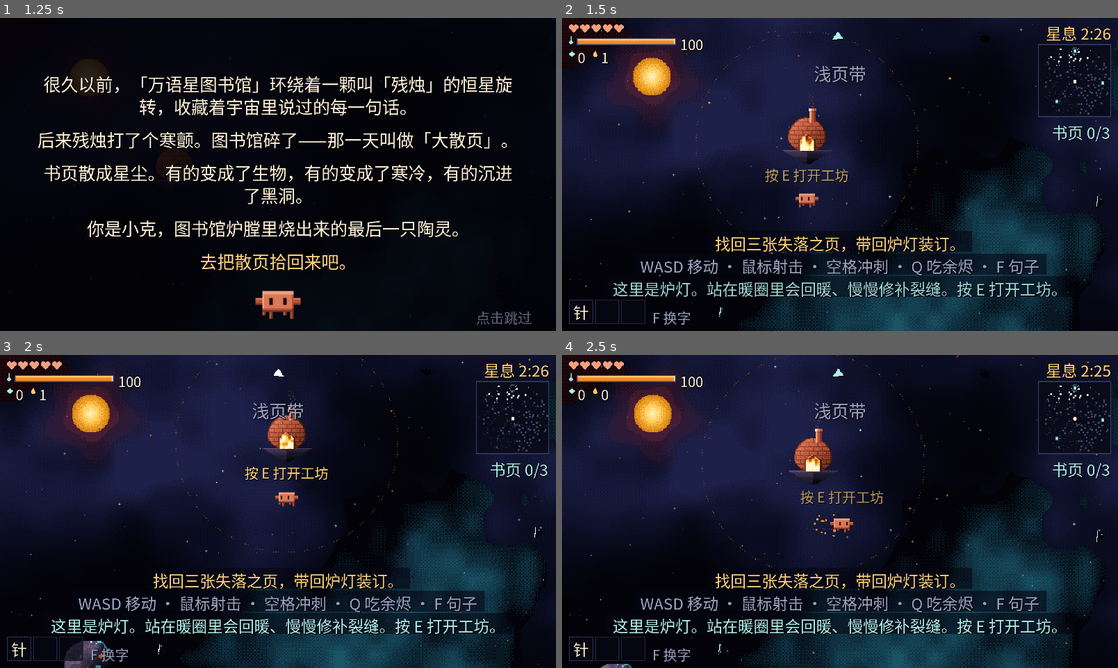
Above: before the commit, frames 1-4 (two rows, left to right).
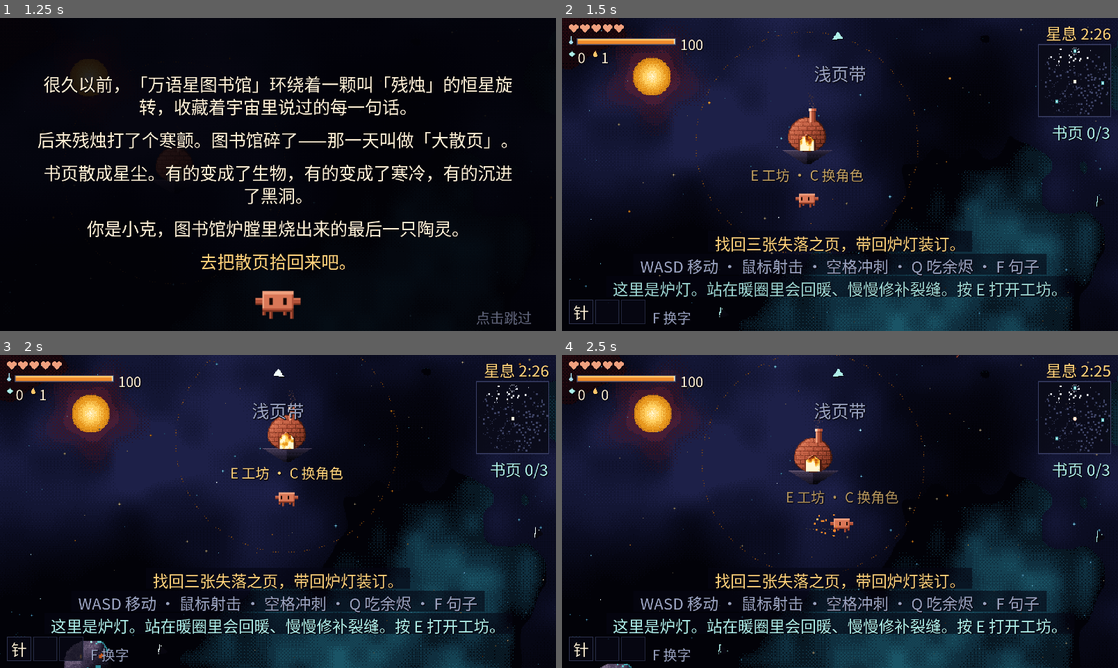
Above: after the commit, the same moments.

Repository: nuetraine/sanye
Game: Godot game, scene res://main.tscn
Two runs of this game, one before a commit and one after it. Both use one fixed random seed, a clock stepped at 60 frames per second and the inputs below.
Inputs (mouse positions are in pixels of both pictures, inside the frame that each line leads up to):
- Up to frame 1 (1.25 s): tap Enter at 0.5 s; move the mouse to (400, 158) at 0.52 s; hold D from 0.53 s (still down); tap C at 0.6 s; click (400, 158) at 0.67 s; tap Space at 0.77, 1.07 s; tap E at 0.8 s
- Up to frame 2 (1.5 s): release D at 1.25 s; drag from (728, 190) to (812, 237) at 1.27 s
- Up to frame 3 (2 s): no input
- Up to frame 4 (2.5 s): move the mouse to (895, 442) at 2.02 s; hold D from 2.03 s (still down); tap Enter at 2.1 s; click (895, 442) at 2.17 s; tap Q at 2.3 s

Frame 1 is identical in both runs. In frame 2, 0.4% of the frame differs, in the area x 34-55%, y 48-53%; in frame 3, 0.4%; in frame 4, 0.4%.

Commit message:
加三只可选的陶灵：小瓷、阿砖、墨墨
- 炉灯边按 C（触屏点「角色」）打开换角色面板，升级、字、书页都保留，存档记住选的角色
- 小瓷：更快、冲刺冷却短、失温慢，生命 -1
- 阿砖：生命 +2、更慢，冲刺撞伤敌人并撞碎石头
- 墨墨：句槽 +1、不受墨池减速，生命 -1、失温更快

Co-Authored-By: Claude Fable 5.2 <noreply@anthropic.com>
Claude-Session: https://claude.ai/code/session_01VqbkzXVxhidVhkjP4aaanR

Diff:
--- a/scripts/game.gd
+++ b/scripts/game.gd
@@ -175,6 +175,9 @@
 			elif touch_btn(2).has_point(pos) and (near_kiln() or P.beacons > 0):
 				kind = "btn"
 				jp[KEY_E if near_kiln() else KEY_B] = true
+			elif touch_btn(4).has_point(pos) and near_kiln():
+				kind = "btn"
+				jp[KEY_C] = true
 			elif touch_btn(3).has_point(pos) and near_kiln() and unlocked >= 2:
 				kind = "btn"
 				jp[KEY_G] = true
@@ -288,6 +291,8 @@
 				word_sel = -1
 		"words":
 			upd_words_panel()
+		"chars":
+			upd_chars_panel()
 		"menu":
 			for i in range(1, SHOP.size() + 1):
 				if pressed(KEY_0 + i) or pressed(KEY_KP_0 + i):
@@ -550,6 +555,15 @@
 		jp[KEY_2] = true
 		jp[KEY_3] = true
 		jp[KEY_1] = true
+	if _once(7.3) and OS.get_cmdline_user_args().has("--chars"):
+		jp[KEY_E] = true
+	if _once(7.5) and OS.get_cmdline_user_args().has("--chars"):
+		jp[KEY_C] = true
+		_shots[7.9] = "chars"
+	if _once(8.0) and OS.get_cmdline_user_args().has("--chars"):
+		jp[KEY_C] = true
+		set_char(int(Time.get_ticks_msec()) % 3 + 1)
+		return
 	if _once(8.0):
 		jp[KEY_E] = true
 		seen["hush"] = true
@@ -631,6 +645,9 @@
 		if S == "intro":
 			intro_t = 99
 		return
+	if S == "chars":
+		jp[[KEY_A, KEY_D, KEY_ENTER, KEY_C][randi() % 4]] = true
+		return
 	if S == "menu":
 		jp[KEY_1 + randi() % 8] = true
 		if randf() < 0.05:
@@ -662,7 +679,7 @@
 			goal = Vector2(P.x, P.y) + Vector2.from_angle(randf() * TAU) * 300
 		_bot_dir = (goal - Vector2(P.x, P.y)).normalized().rotated((randf() - 0.5) * 0.8)
 		if randf() < 0.2:
-			jp[[KEY_Q, KEY_B, KEY_F, KEY_TAB, KEY_E, KEY_SPACE, KEY_R, KEY_1, KEY_2, KEY_3, KEY_4, KEY_5][randi() % 12]] = true
+			jp[[KEY_Q, KEY_B, KEY_F, KEY_TAB, KEY_E, KEY_SPACE, KEY_R, KEY_C, KEY_C, KEY_1, KEY_2, KEY_3, KEY_4, KEY_5][randi() % 12]] = true
 		if near_kiln() and randf() < 0.5:
 			jp[KEY_E] = true
 		if near_kiln() and randf() < 0.04:
--- a/scripts/game_art.gd
+++ b/scripts/game_art.gd
@@ -586,7 +586,7 @@
 		return
 	var sy := P.y + sin(T * 3) * 0.8
 	var ex := 1 if P.ax > 0.35 else (-1 if P.ax < -0.35 else 0)
-	draw_clawd(P.x, sy, int(P.anim) % 2, ex, fmod(T, 3.7) < 0.12, P.warm < 25, P.dash_t > 0.12)
+	draw_pc(P.ch, P.x, sy, int(P.anim) % 2, ex, fmod(T, 3.7) < 0.12, P.warm < 25, P.dash_t > 0.12)
 	for i in P.carry.size():
 		var a := T * 2 + i * TAU / P.carry.size()
 		draw_page_icon(P.x + cos(a) * 10, P.y + sin(a) * 6 - 2, 0.7)
@@ -1167,3 +1167,112 @@
 		var qy := y + sin(a) * rr * 0.55
 		sr(qx - 2, qy, 4, 0.5, RUIN, 6)
 		sr(qx - 2.5, qy + 0.5, 5, 0.5, WINE if c.sing > 0 else SPACE, 5 if c.sing > 0 else 0)
+
+func draw_pc(ci: int, x: float, y: float, fr: int, ex: int, blink: bool, frost := false, flash := false) -> void:
+	if ci == 0:
+		draw_clawd(x, y, fr, ex, blink, frost, flash)
+		return
+	sd(bake("ch|%d|%d|%d|%s|%s" % [ci, fr, ex, blink, frost], 7, 6, _p_char.bind(ci, fr, ex, blink, frost)), x, y, 0, flash)
+
+func _eyes(ex: int, blink: bool, y0: int, m: int, l: float) -> void:
+	for e in [-5, 2]:
+		for j in range(y0 + (2 if blink else 0), y0 + 4):
+			for i in 2:
+				ipx(e + ex + i, j, m, l, m != SPACE)
+
+func _feet(fr: int, xs: Array, y0: int, m: int) -> void:
+	for q in xs.size():
+		var up := (fr == 1 and q % 2 == 0) or (fr == 0 and q % 2 == 1)
+		for j in range(y0, y0 + (2 if up else 4)):
+			for i in 2:
+				ipx(xs[q] + i, j, m, 3 if i == 0 else 2)
+
+func _p_char(ci: int, fr: int, ex: int, blink: bool, frost: bool) -> void:
+	match ci:
+		1:
+			# 小瓷：白底青花的小瓷瓶
+			for j in range(-11, 7):
+				var hw := 0.0
+				if j <= -10:
+					hw = 3.5
+				elif j <= -8:
+					hw = 2.5
+				else:
+					hw = 7.6 * sqrt(maxf(0.0, 1.0 - pow((j + 0.5) / 7.6, 2.0)))
+					hw = maxf(hw, 3.0)
+				for i in range(-9, 9):
+					var x := i + 0.5
+					if absf(x) > hw:
+						continue
+					var l := 6.0
+					if x > hw - 2.2:
+						l = 4
+					elif x > hw * 0.3:
+						l = 5
+					var m := PAPER
+					# 青花：肩上一圈点，肚子上一道波浪
+					if (j == -6 and posmod(i, 3) == 0) or (j == 3 + (1 if posmod(i, 4) < 2 else 0)) or j == -10:
+						m = JELLY
+						l = 4
+					if frost and j <= -8:
+						m = ICE
+						l = 6
+					ipx(i, j, m, l)
+			_eyes(ex, blink, -3, SPACE, 0)
+			_feet(fr, [-5, 3], 7, JELLY)
+		2:
+			# 阿砖：一块长了腿的老窑砖
+			for j in range(-8, 6):
+				for i in range(-12, 12):
+					var row := (j + 8) / 5
+					var mortar := (j + 8) % 5 == 4 or posmod(i + 12 + row * 5, 10) == 9
+					var l := 4.0
+					if j == -8 or i == -12:
+						l = 5
+					if i >= 10 or j == 5:
+						l = 3
+					if mortar:
+						l = 2
+					var m := WINE
+					if frost and j <= -6 and (i * 5 + j * 3) % 4 == 0:
+						m = ICE
+						l = 6
+					ipx(i, j, m, l)
+			_eyes(ex, blink, -4, PAPER, 6)
+			_feet(fr, [-10, -5, 3, 8], 6, WINE)
+		3:
+			# 墨墨：软木塞、细脖子、贴着标签的墨水瓶
+			for j in range(-12, 7):
+				var hw := 8.0
+				var m := SPACE
+				if j <= -10:
+					hw = 3.0
+					m = MOTH
+				elif j <= -8:
+					hw = 4.0
+				elif j == -7 or j == 6:
+					hw = 7.0
+				for i in range(-9, 9):
+					var x := i + 0.5
+					if absf(x) > hw:
+						continue
+					var l := 5.0 if m == MOTH else 1.0
+					var mm := m
+					if m == SPACE:
+						if absf(x) > hw - 1.0 or j == -9 or j == 6:
+							mm = GRAV
+							l = 5 if x < 0 else 3
+						elif i == -6:
+							mm = GRAV
+							l = 6
+						elif j >= -3 and j <= 3 and i >= -6 and i <= 5 and (j > -3 or i > -6):
+							mm = PAPER
+							l = 6 if j < 3 else 4
+					elif i >= 1:
+						l = 4
+					if frost and j <= -10:
+						mm = ICE
+						l = 6
+					ipx(i, j, mm, l)
+			_eyes(ex, blink, -2, SPACE, 0)
+			_feet(fr, [-6, 4], 7, GRAV)
--- a/scripts/game_hud.gd
+++ b/scripts/game_hud.gd
@@ -97,7 +97,7 @@
 func _draw_hud(c: CanvasItem) -> void:
 	cv = c
 	OFS = Vector2.ZERO
-	if S == "play" or S == "menu" or S == "codex" or S == "words":
+	if S == "play" or S == "menu" or S == "codex" or S == "words" or S == "chars":
 		draw_hud_play()
 		if touch_mode and S == "play":
 			draw_touch_ui()
@@ -106,6 +106,8 @@
 			OFS = PO
 			if S == "menu":
 				draw_menu()
+			elif S == "chars":
+				draw_chars()
 			elif S == "codex":
 				draw_codex()
 			else:
@@ -135,6 +137,11 @@
 	elif S == "intro" and intro_t > 13:
 		c.draw_set_transform(o + Vector2(160, intro_clawd_y) * U, 0, Vector2(2 * U, 2 * U))
 		draw_clawd(0, 0, int(T * 4) % 2, 0, fmod(T, 3.0) < 0.15)
+	elif S == "chars":
+		for i in CHARS.size():
+			var r := char_rect(i)
+			c.draw_set_transform(o + Vector2(r.position.x + r.size.x / 2.0, r.position.y + 16 + (sin(T * 3) * 1.0 if i == char_sel else 0.0)) * U, 0, Vector2(2 * U, 2 * U))
+			draw_pc(i, 0, 0, int(T * 4) % 2 if i == char_sel else 0, 0, fmod(T + i, 3.0) < 0.15)
 	elif S == "codex":
 		var t: String = ORDER[codex_sel]
 		draw_portrait(t, 214, 58, 1 if t == "serp" else 2, known(t))
@@ -236,7 +243,7 @@
 			ty -= 12
 		ty -= 1
 	if S == "play" and near_kiln() and not touch_mode:
-		text("按 E 打开工坊" if unlocked < 2 else "E 工坊 · G 翻到第%s章" % ("二" if chapter == 1 else "一"), P.x - ox, P.y - oy - 22, 8, C_GOLD, C_SH, 0.8 + 0.2 * sin(T * 4))
+		text("E 工坊 · C 换角色" if unlocked < 2 else "E 工坊 · C 换角色 · G 翻到第%s章" % ("二" if chapter == 1 else "一"), P.x - ox, P.y - oy - 22, 8, C_GOLD, C_SH, 0.8 + 0.2 * sin(T * 4))
 
 ## 左下角的小句子：每格一个字，金色字发光
 func draw_sentence_hud() -> void:
@@ -334,7 +341,8 @@
 		0: return Rect2(W - 42, H - 42, 36, 36)
 		1: return Rect2(W - 42, H - 76, 36, 30)
 		2: return Rect2(W - 42, H - 110, 36, 30)
-		_: return Rect2(W - 82, H - 36, 36, 30)
+		3: return Rect2(W - 82, H - 36, 36, 30)
+		_: return Rect2(W - 122, H - 36, 36, 30)
 
 func draw_touch_ui() -> void:
 	for t in touches.values():
@@ -345,9 +353,11 @@
 				hp(st.x + cos(a) * 18, st.y + sin(a) * 18, Pal.rc(RUIN, 6))
 			var kp: Vector2 = st + joy * 18
 			box(kp.x - 3, kp.y - 3, 6, 6, Pal.rc(CLAY, 4), Pal.rc(CLAY, 6))
-	var names := ["冲", "烬", "坊" if near_kiln() else "标", "翻章"]
-	var mats := [CLAY, EMBER, GOLD, ORE]
-	for i in 4:
+	var names := ["冲", "烬", "坊" if near_kiln() else "标", "翻章", "角色"]
+	var mats := [CLAY, EMBER, GOLD, ORE, CLAY]
+	for i in 5:
+		if i == 4 and not near_kiln():
+			continue
 		if i == 2 and not near_kiln() and P.beacons == 0:
 			continue
 		if i == 3 and not (near_kiln() and unlocked >= 2):
@@ -560,3 +570,23 @@
 
 func is_boss_t(t: String) -> bool:
 	return t == "serp" or t == "redact"
+
+func draw_chars() -> void:
+	box(12, 8, 296, 164, C_PANEL, Pal.rc(CLAY, 4))
+	text("换一副陶身", 160, 11, 12, C_GOLD, C_SH, 1.0, true)
+	for i in CHARS.size():
+		var c: Dictionary = CHARS[i]
+		var r := char_rect(i)
+		var sel := i == char_sel
+		box(r.position.x, r.position.y, r.size.x, r.size.y, Pal.rc(RUIN, 3) if sel else Pal.rc(SPACE, 2), Pal.rc(GOLD, 5) if sel else Pal.rc(RUIN, 4))
+		var cx := r.position.x + r.size.x / 2.0
+		text(c.name, cx, r.position.y + 30, 11, C_GOLD, C_SH, 1.0, true)
+		text(c.tag, cx, r.position.y + 45, 8, C_TEAL, C_SH)
+		var ls := wrap_text(c.desc, 8, r.size.x - 8)
+		for j in ls.size():
+			text(ls[j], cx, r.position.y + 58 + j * 10, 8, C_TXT, null)
+		if i == P.ch:
+			text("现在的样子", cx, r.position.y + r.size.y - 12, 8, C_DIM, null)
+		elif sel:
+			text("点一下换上", cx, r.position.y + r.size.y - 12, 8, C_GOLD, null, 0.7 + 0.3 * sin(T * 4))
+	text("升级、字和书页都会带着走，随时能换回来 · %s" % ("点外面关闭" if touch_mode else "A/D 选 · Enter 换上 · C 关闭"), 160, 159, 8, C_DIM, null)
--- a/scripts/game_state.gd
+++ b/scripts/game_state.gd
@@ -234,6 +234,7 @@
 	var charge := 0.0          # 墨线蓄力 0~1
 	var aim_d := 60.0          # 准星离小克多远（砚雷用）
 	var haste := 1.0           # 出手间隔的倍数（越小越快）
+	var ch := 0                # 现在是哪一只陶灵（CHARS 的下标）
 
 # ---------- 状态 ----------
 var S := "title"
@@ -766,7 +767,7 @@
 		"warm": P.warm, "maxwarm": P.maxwarm, "glaze": P.glaze, "dmg": P.dmg, "deaths": P.deaths,
 		"dust_total": P.dust_total, "kills": P.kills, "slots": P.slots, "bag": P.bag, "up": UP,
 		"pstore": page_store, "bea": bea, "gt": gt, "tides": tides, "seen": seen.keys(), "tips": tips.keys(),
-		"free": free_mode, "pen": P.pen, "ch": chapter, "unlocked": unlocked, "haste": P.haste,
+		"free": free_mode, "pen": P.pen, "ch": chapter, "unlocked": unlocked, "haste": P.haste, "char": P.ch,
 	}
 	persist()
 
@@ -778,7 +779,8 @@
 	P.dust = int(r.get("dust", 0))
 	P.ember = int(r.get("ember", 1))
 	P.beacons = int(r.get("beacons", 0))
-	P.maxhp = clampi(int(r.get("maxhp", 5)), 5, 8)
+	P.ch = clampi(int(r.get("char", 0)), 0, CHARS.size() - 1)
+	P.maxhp = clampi(int(r.get("maxhp", 5)), 3, 10)
 	P.hp = clampi(int(r.get("hp", 5)), 1, P.maxhp)
 	P.maxwarm = float(r.get("maxwarm", 100.0))
 	P.warm = clampf(float(r.get("warm", 100.0)), 40.0, P.maxwarm)
@@ -796,7 +798,7 @@
 	P.slots.clear()
 	for w in r.get("slots", []):
 		P.slots.append({"c": w.c, "gold": bool(w.get("gold", false))} if _word_ok(w) else null)
-	while P.slots.size() < int(WD.start_slots) + UP.bolt:
+	while P.slots.size() < int(WD.start_slots) + UP.bolt + int(chr().slot):
 		P.slots.append(null)
 	P.bag.clear()
 	for w in r.get("bag", []):
@@ -1410,11 +1412,11 @@
 		aim = aim.normalized()
 		P.ax = aim.x
 		P.ay = aim.y
-	const ACC := 235.0
+	var ACC: float = 235.0 * chr().sp
 	P.vx += ix * ACC * dt
 	P.vy += iy * ACC * dt
 	var drag := 0.6 if P.dash_t > 0 else 2.35
-	if chapter == 2 and P.dash_t <= 0 and in_ink(P.x, P.y):
+	if chapter == 2 and P.dash_t <= 0 and P.ch != 3 and in_ink(P.x, P.y):
 		drag = 7.0
 		tip("ink", "墨池会拖住脚步。冲刺可以滑过去。")
 		if P.moving and randf() < 0.3:
@@ -1446,7 +1448,10 @@
 		P.vy = dy * 250
 		P.dash_t = 0.22
 		P.inv = maxf(P.inv, 0.28)
-		P.dash_cd = 0.75 if UP.puff else 1.3
+		P.dash_cd = (0.75 if UP.puff else 1.3) * chr().dash
+		ram_hit.clear()
+		if P.ch == 2:
+			P.inv = maxf(P.inv, 0.4)
 		Sfx.play("dash")
 		for i in 10:
 			part(P.x - dx * 4, P.y - dy * 4, -dx * 60 + (randf() - 0.5) * 50, -dy * 60 + (randf() - 0.5) * 50, 0.5, CLAY, 5, true)
@@ -1493,7 +1498,7 @@
 	if wz:
 		P.warm = minf(P.maxwarm, P.warm + (24 if in_kiln else 16) * dt)
 	else:
-		var drain: float = 0.8 * (1 + pd / 800) * (1 + 1.3 * TIDE) * (1 - 0.2 * UP.glaze) * (1 - P.glaze)
+		var drain: float = 0.8 * chr().drain * (1 + pd / 800) * (1 + 1.3 * TIDE) * (1 - 0.2 * UP.glaze) * (1 - P.glaze)
 		P.warm = maxf(0.0, P.warm - drain * dt)
 	if P.warm <= 0:
 		P.cold_t += dt
@@ -1557,6 +1562,15 @@
 			Sfx.play("beacon")
 		else:
 			toast("要在炉灯的暖圈里才能打开工坊。", C_DIM)
+	if P.ch == 2 and P.dash_t > 0:
+		ram()
+	if S == "play" and pressed(KEY_C):
+		if in_kiln:
+			S = "chars"
+			char_sel = P.ch
+			Sfx.play("beacon")
+		else:
+			toast("要在炉灯的暖圈里才能换陶身。", C_DIM)
 	if S == "play" and pressed(KEY_G):
 		if unlocked < 2:
 			toast("装订完这一章的三张书页，才能翻到下一章。", C_DIM)
@@ -3011,3 +3025,75 @@
 	{"hush": 15, "folio": 9, "leech": 15, "grav": 7, "mite": 10, "comma": 5},
 	{"blot": 13, "worm": 8, "comma": 11, "wisp": 9, "hush": 6, "mite": 6, "folio": 3},
 ]
+
+func chr() -> Dictionary:
+	return CHARS[P.ch]
+
+func char_rect(i: int) -> Rect2:
+	return Rect2(19 + i * 71, 30, 68, 118)
+
+func set_char(i: int) -> void:
+	# 在炉灯里换一副陶身：升级、字、书页都带着走
+	if i == P.ch or i < 0 or i >= CHARS.size():
+		return
+	var o: Dictionary = CHARS[P.ch]
+	var n: Dictionary = CHARS[i]
+	P.maxhp = maxi(1, P.maxhp + int(n.hp) - int(o.hp))
+	P.hp = clampi(P.hp + maxi(0, int(n.hp) - int(o.hp)), 1, P.maxhp)
+	if int(n.slot) > int(o.slot):
+		P.slots.append(null)
+	elif int(n.slot) < int(o.slot) and P.slots.size() > 1:
+		var w = P.slots.pop_back()
+		if w != null:
+			P.bag.append(w)
+	P.ch = i
+	calc_loadout()
+	Sfx.play("buy")
+	shk = 3
+	burst(P.x, P.y, 30, GOLD, 6, 60, 0.9)
+	toast("炉灯把你重新烧成了「%s」：%s" % [n.name, n.tag], C_GOLD, 4)
+	save_run()
+
+func ram() -> void:
+	# 阿砖的冲刺：撞伤路上的敌人，撞碎石头
+	for c in cr:
+		if can_hit(c) and not ram_hit.has(c) and Vector2(c.x - P.x, c.y - P.y).length() < c.r + 7:
+			ram_hit[c] = true
+			fx_hit(c, 3 + P.dmg, P.x, P.y)
+			shk = maxf(shk, 3)
+			burst(c.x, c.y, 8, WINE, 5, 50, 0.4)
+	var v := Vector2(P.vx, P.vy).normalized()
+	for k in [-0.6, 0.0, 0.6]:
+		var q := v.rotated(k) * 7
+		var r := rock_at(P.x + q.x, P.y + q.y)
+		if r:
+			carve(r, P.x + q.x, P.y + q.y, 4.0)
+
+func upd_chars_panel() -> void:
+	var n := CHARS.size()
+	if pressed(KEY_A) or pressed(KEY_LEFT):
+		char_sel = (char_sel + n - 1) % n
+	if pressed(KEY_D) or pressed(KEY_RIGHT):
+		char_sel = (char_sel + 1) % n
+	var mp := ppointer()
+	var on := -1
+	for i in n:
+		if char_rect(i).has_point(mp):
+			on = i
+	if on >= 0 and (mouse_moved or click_q):
+		char_sel = on
+	if pressed(KEY_ENTER) or pressed(KEY_KP_ENTER) or pressed(KEY_SPACE) or (click_q and on >= 0):
+		set_char(char_sel)
+		S = "play"
+	elif pressed(KEY_C) or pressed(KEY_ESCAPE) or pressed(KEY_E) or (click_q and not Rect2(12, 8, 296, 164).has_point(mp)):
+		S = "play"
+
+# ---------- 可选的陶灵 ----------
+const CHARS := [
+	{"name": "小克", "tag": "均衡", "desc": "炉膛里烧出来的最后一只陶灵。没有短处，也没有特别的长处。", "hp": 0, "sp": 1.0, "dash": 1.0, "drain": 1.0, "slot": 0},
+	{"name": "小瓷", "tag": "轻快 · 怕摔", "desc": "一只薄胎青花小瓷瓶。飞得快，冲刺恢复快，不怕冷；但是少一颗心。", "hp": -1, "sp": 1.22, "dash": 0.65, "drain": 0.7, "slot": 0},
+	{"name": "阿砖", "tag": "结实 · 会撞", "desc": "烧过了头的老窑砖。多两颗心，飞得慢；冲刺会撞伤路上的敌人，也撞得碎石头。", "hp": 2, "sp": 0.82, "dash": 1.0, "drain": 1.0, "slot": 0},
+	{"name": "墨墨", "tag": "多一格 · 怕冷", "desc": "一只会走路的墨水瓶。句子多一格，墨池拖不住它；但是少一颗心，冷得更快。", "hp": -1, "sp": 1.0, "dash": 1.0, "drain": 1.25, "slot": 1},
+]
+var char_sel := 0
+var ram_hit := {}
Not shown, removed: docs/screenshot-boss.png.import
Binary file added: docs/screenshot-chars.png
Not shown, removed: docs/screenshot-ending.png.import
Not shown, removed: docs/screenshot-menu.png.import
Not shown, removed: docs/screenshot-tide.png.import
Not shown, removed: docs/screenshot-words.png.import
Not shown, removed: docs/screenshot.png.import
